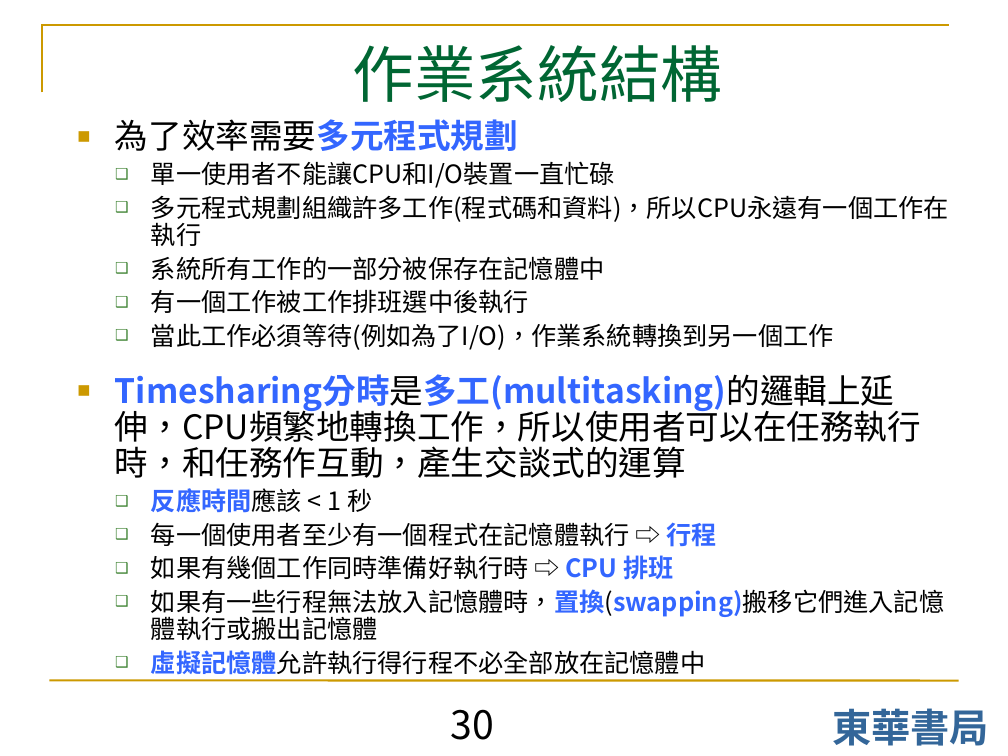
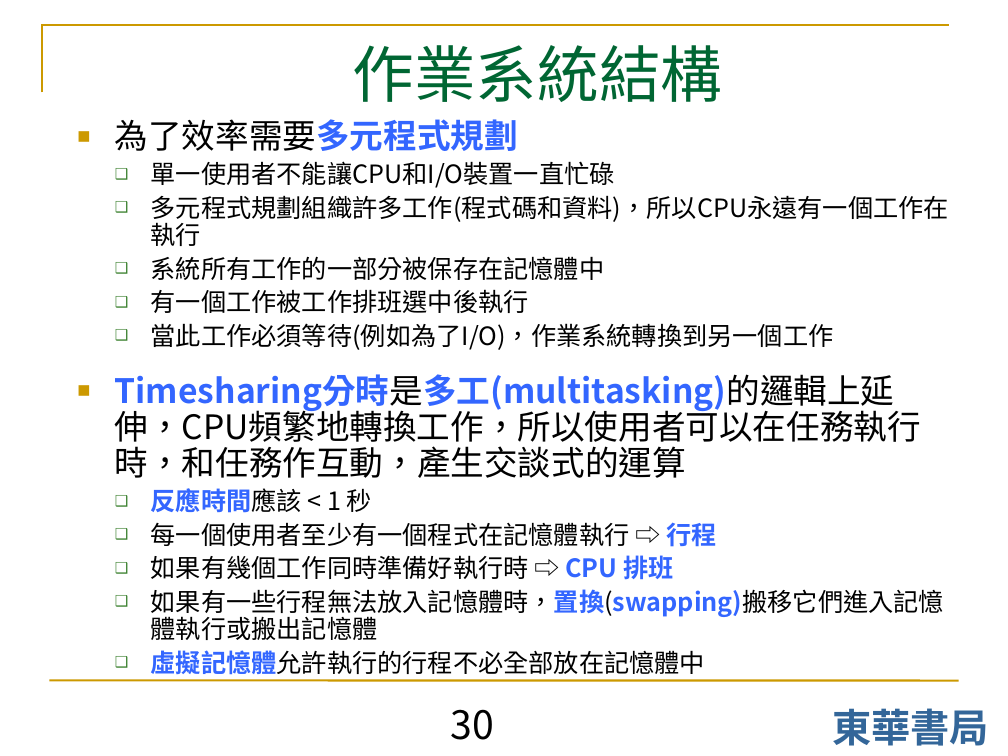
Before and after one commit to shouzo/Operating-System_pages, a slide deck: slide 30 of class-tutorial/chapter_1.ppt. Drawn at 1008x756 pixels with LibreOffice and Linux fonts; fonts in the diff are those of the drawing. Boxes give left, top, right and bottom in pixels: in the first picture for what was removed or moved away, otherwise in the second. Text is boxed around its words. In the diff, an @@ line names an element or a change of style, - is before the commit and + after.

```diff
--- a/class-tutorial/chapter_1.ppt
+++ b/class-tutorial/chapter_1.ppt
@@ text at (151,650,705,675): text changed @@
-  ❑ 虛擬記憶體允許執行得行程不必全部放在記憶體中
+  ❑ 虛擬記憶體允許執行的行程不必全部放在記憶體中
```
Also in this commit, not shown: 12 other slides changed.
